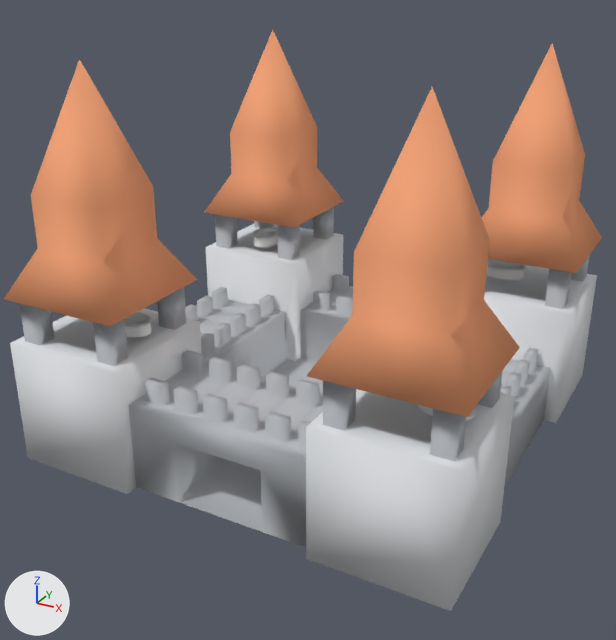
One commit to the Blender file Fantasy TD Ultimate/Assets/models/Burg.blend: the scene before it, then after it.
Rendered twice from a camera (50 mm lens) standing at (14.2, -26.6, 16.5) and looking at (0.9, -2.3, 4.4). Lighting does not change. The marker at lower left points along +X, +Y and +Z.

Script lines for the objects in view, before the commit:
```python
mat_burg_wand = diffuse_material('Burg Wand')
mat_burg_wand.base_color = (0.482, 0.5, 0.528)  # light grey #b9bcc0
mat_turm = diffuse_material('Turm')
mat_turm.base_color = (0.76, 0.776, 0.801)  # white #e2e4e7
me_group_0_14860437 = bpy.data.meshes.new('group_0_14860437')
me_group_0_14860437.from_pydata(...)  # 4004 vertices, 8056 faces; spans x -30.0..40.0, y -40.0..30.8, z 0.0..60.0
me_group_0_14860437.polygons.foreach_set('use_smooth', [True] * 8056)
# faces by material slot: [6529, 1278, 85, 164]
me_group_0_14860437.materials.append(mat_color_14860437)  # white #e7e7e7
me_group_0_14860437.materials.append(mat_burg_wand)  # light grey #b9bcc0
me_group_0_14860437.materials.append(mat_burg_dach)  # orange #f6a67a
me_group_0_14860437.materials.append(mat_turm)  # white #e2e4e7
ob_group_0_14860437 = bpy.data.objects.new('group_0_14860437', me_group_0_14860437)
ob_group_0_14860437.location = (0.0, 0.0, 0.0)
ob_group_0_14860437.scale = (0.223, 0.223, 0.223)
```
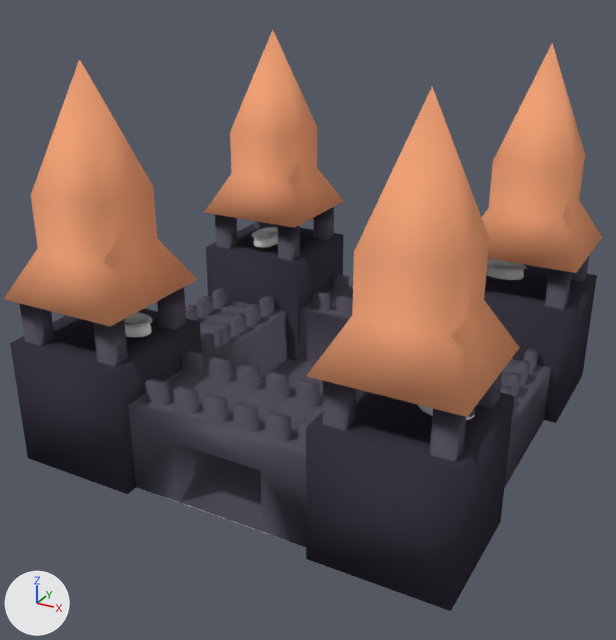
The change in detail:
Material 'Burg Wand' (mat_burg_wand) changes colour from light grey #b8bcc0 to dark grey #585461; in linear values from (0.482, 0.5, 0.528) to (0.0979, 0.0894, 0.119).
Material 'Turm' (mat_turm) changes colour from white #e2e4e7 to black #3b3742; in linear values from (0.76, 0.776, 0.801) to (0.0437, 0.0383, 0.055).

Location of each change, [x1, y1, x2, y2] in pixels of the pictures (616 x 640 px):
'group_0_14860437', recoloured (grey to black): [10, 197, 597, 611] in both
